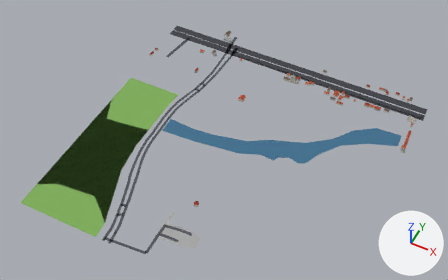
A saved change to the glTF model public/tiles/-1_-1.lod0.glb.
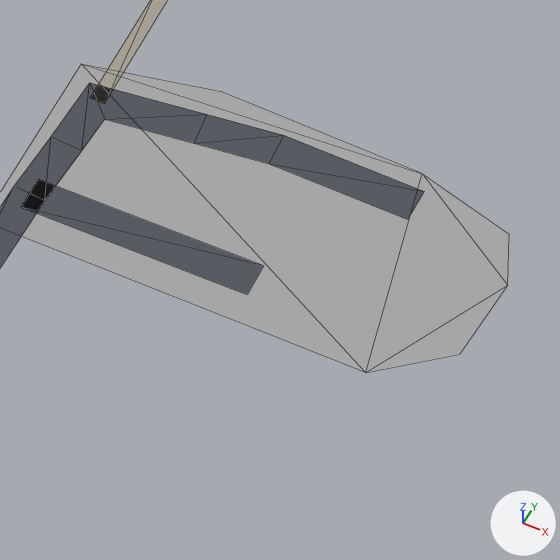
The first picture shows the older version from a camera (50 mm lens) standing at (273.0, -609.0, 763.0) and looking at (-29.0, -5.0, 8.0). The close-ups show the older and then the newer version on the part from 35% to 46% of the width and 78% to 95% of the height of that picture. Only the edits that show in the close-ups are written down. Lighting does not change. The marker at lower right points along +X, +Y and +Z. The close-ups show mesh edges as thin lines. Where no turn or scale is listed for an object, it has been applied to the vertices. Vertices at exactly the same position are counted once.

Script lines for the objects in view, before the commit:
```python
me_landuse = bpy.data.meshes.new('landuse')
me_landuse.from_pydata(...)  # 32 vertices, 28 faces; spans x -137.0..137.0, y -156.0..156.0, z 0.0
me_landuse.materials.append(mat_landuse)
me_roads = bpy.data.meshes.new('roads')
me_roads.from_pydata(...)  # 218 vertices, 168 faces; spans x -250.0..250.0, y -250.0..250.0, z 0.0
me_roads.materials.append(mat_roads)
# before: 160 (-11.0, -183.0, 0.0) at pixel (283, 135), 161 (-10.0, -187.0, 0.0) at pixel (268, 163), 162 (9.0, -182.0, 0.0) at pixel (424, 191), 163 (9.0, -187.0, 0.0) at pixel (407, 219)
ob_landuse = bpy.data.objects.new('landuse', me_landuse)
ob_landuse.location = (-112.8, -94.2, 0.0)
ob_roads = bpy.data.objects.new('roads', me_roads)
ob_roads.location = (0.0, 0.0, 0.1)
```
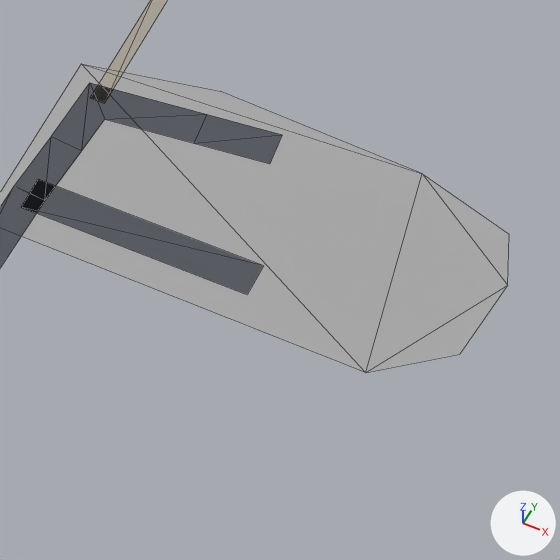
Where the newer file only moved an object's origin or applied its transform, the numbers keep the older frame.

The change in detail:
me_roads is used by ob_roads; location (0.0, 0.0, 0.1).
Verts and faces of me_roads; kept vertices keep their numbers, new ones are numbered from 218.
me_roads had 218 vertices, 168 faces and spanned x -250.0..250.0, y -250.0..250.0, z 0.0.
me_roads now has 216 vertices, 166 faces and spans x -250.0..250.0, y -250.0..250.0, z 0.0.
Part 1, on me_roads:
Vertices deleted: 162, 163 (with the faces that use them).

Changed parts and their boxes [x1, y1, x2, y2] in the close-ups (560 x 560 px):
'roads', reshaped: before [0, 0, 424, 294]; after [0, 0, 282, 294]
part 1 of me_roads, deleted: before [269, 135, 424, 219]
